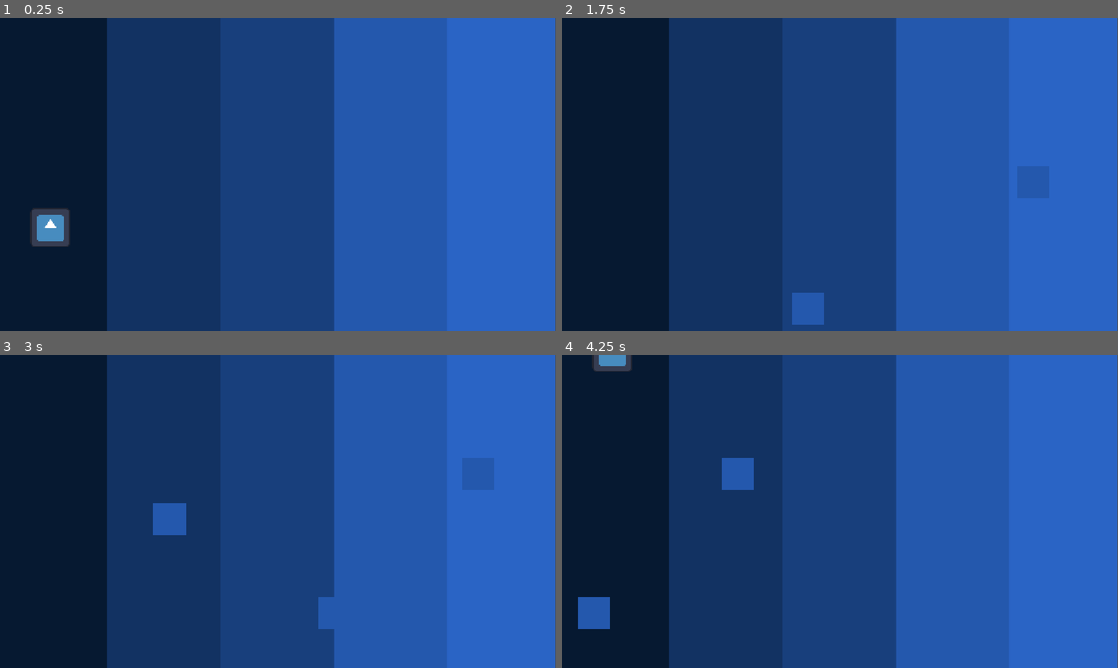
Above: before the commit, frames 1-4 (two rows, left to right).
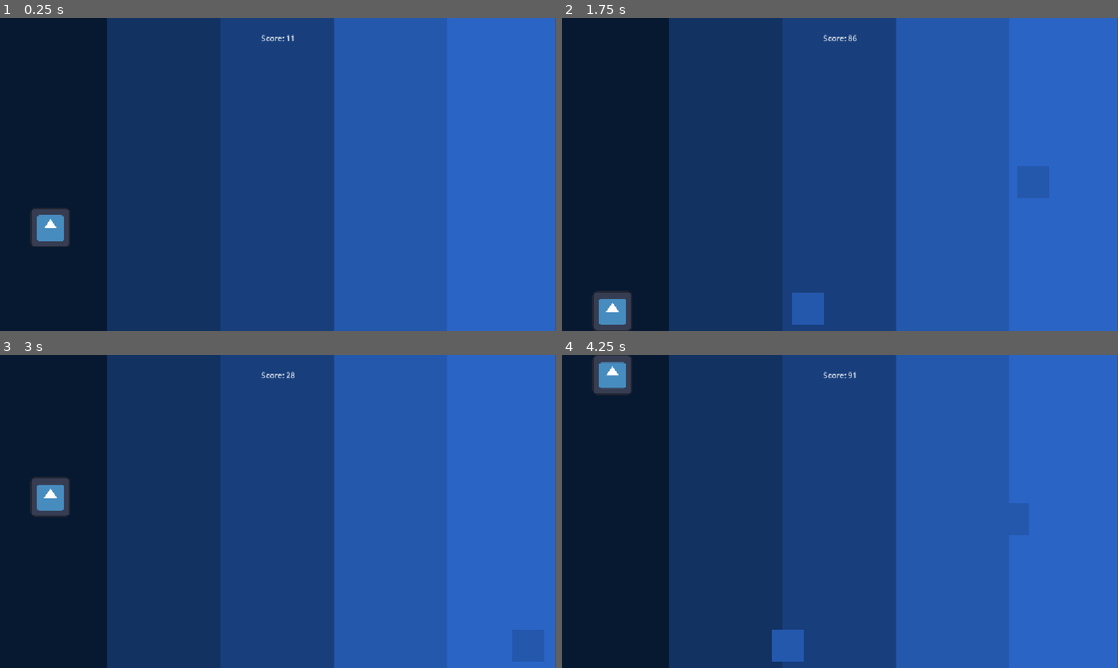
Above: after the commit, the same moments.

Repository: BaguetteLauncher31/Flow
Game: Godot game, scene res://node.tscn
Two runs of this game, one before a commit and one after it. Both use one fixed random seed, a clock stepped at 60 frames per second and the inputs below. The engine's default icon, where the game draws it, is replaced by a stand-in: a white triangle on a blue panel in a dark square.
Inputs (mouse positions are in pixels of both pictures, inside the frame that each line leads up to):
- Up to frame 1 (0.25 s): no input
- Up to frame 2 (1.75 s): tap Enter at 0.5 s; move the mouse to (962, 158) at 0.52 s; hold Right 0.53-1.28 s; tap Alt at 0.6 s; click (962, 158) at 0.67 s; tap Space at 1.25 s; move the mouse to (728, 190) at 1.27 s; hold S (down) from 1.28 s (still down); tap Shift at 1.35 s
- Up to frame 3 (3 s): move the mouse to (333, 442) at 2.02 s; release S (down) at 2.03 s; hold Right 2.03-2.78 s; tap Alt at 2.1 s; move the mouse to (250, 574) at 2.77 s; hold W (up) from 2.78 s (still down); tap Shift at 2.85 s; click (250, 574) at 2.92 s
- Up to frame 4 (4.25 s): move the mouse to (1006, 558) at 3.52 s; release W (up) at 3.53 s; hold Left from 3.53 s (still down); tap Alt at 3.6 s

The runs differ from the first frame. In frame 1, less than 0.1% of the frame differs, in the area x 47-53%, y 5-8%; in frame 2, 1.0%; in frame 3, 1.9%; in frame 4, 2.6%, in the area x 2-53%, y 0-98%.

Commit message:
added proper player movements, score counter, and min and max locations for player in the y direction.

Diff:
--- a/node.tscn
+++ b/node.tscn
@@ -6,6 +6,7 @@
 [ext_resource type="Texture2D" uid="uid://dc7p74obpdky3" path="res://icon.svg" id="3_e2u21"]
 [ext_resource type="Texture2D" uid="uid://csxqe7ban8w6p" path="res://Screenshot 2026-10-10 173039.png" id="4_e2u21"]
 [ext_resource type="Texture2D" uid="uid://bsdtvb6cv01gu" path="res://Screenshot 2026-10-10 175118.png" id="5_bss38"]
+[ext_resource type="Script" uid="uid://dgd5e8vggwlrr" path="res://score.gd" id="7_qn3nj"]
 
 [sub_resource type="RectangleShape2D" id="RectangleShape2D_ubmik"]
 size = Vector2(83, 82)
@@ -96,3 +97,27 @@
 [node name="CollisionShape2D" type="CollisionShape2D" parent="test movement5" unique_id=1147239530]
 position = Vector2(1386, 476.25)
 shape = SubResource("RectangleShape2D_sbk8j")
+
+[node name="CanvasLayer" type="CanvasLayer" parent="." unique_id=397465529]
+
+[node name="Control" type="Control" parent="CanvasLayer" unique_id=1462471060]
+layout_mode = 3
+anchors_preset = 0
+offset_right = 40.0
+offset_bottom = 40.0
+
+[node name="score" type="Label" parent="CanvasLayer/Control" unique_id=1958376635 node_paths=PackedStringArray("player")]
+layout_mode = 1
+anchors_preset = 5
+anchor_left = 0.5
+anchor_right = 0.5
+offset_left = 530.0
+offset_right = 582.0
+offset_bottom = 23.0
+grow_horizontal = 2
+offset_transform_enabled = true
+offset_transform_position = Vector2(0, 30)
+text = "Score: "
+horizontal_alignment = 1
+script = ExtResource("7_qn3nj")
+player = NodePath("../../../Player")
--- a/player.gd
+++ b/player.gd
@@ -2,6 +2,11 @@
 
 
 const SPEED = 700.0
+var start_position = Vector2.ZERO
+
+func _ready() -> void:
+	start_position = global_position
+
 
 func _physics_process(delta: float) -> void:
 
@@ -16,3 +21,8 @@
 		velocity.y = move_toward(velocity.y, 0, SPEED)
 
 	move_and_slide()
+
+	if get_slide_collision_count() > 0:
+		global_position = start_position
+
+	global_position.y = clamp(global_position.y, -283, 283)
--- /dev/null
+++ b/score.gd
@@ -0,0 +1,7 @@
+extends Label
+
+@export var player: CharacterBody2D
+
+func _process(delta: float) -> void:
+	if player:
+		text = "Score: " + str(int(player.global_position.x / 10))
Not shown, added: score.gd.uid
